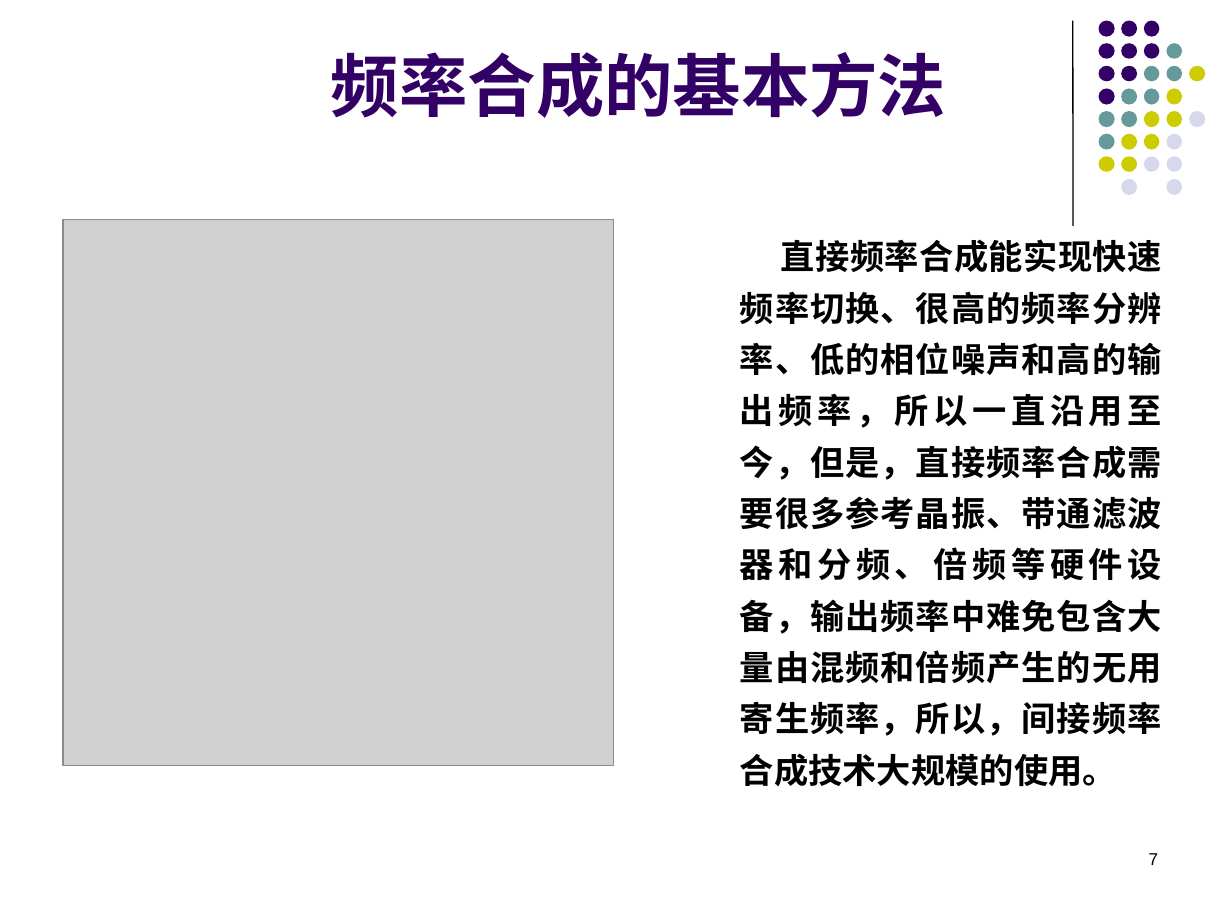
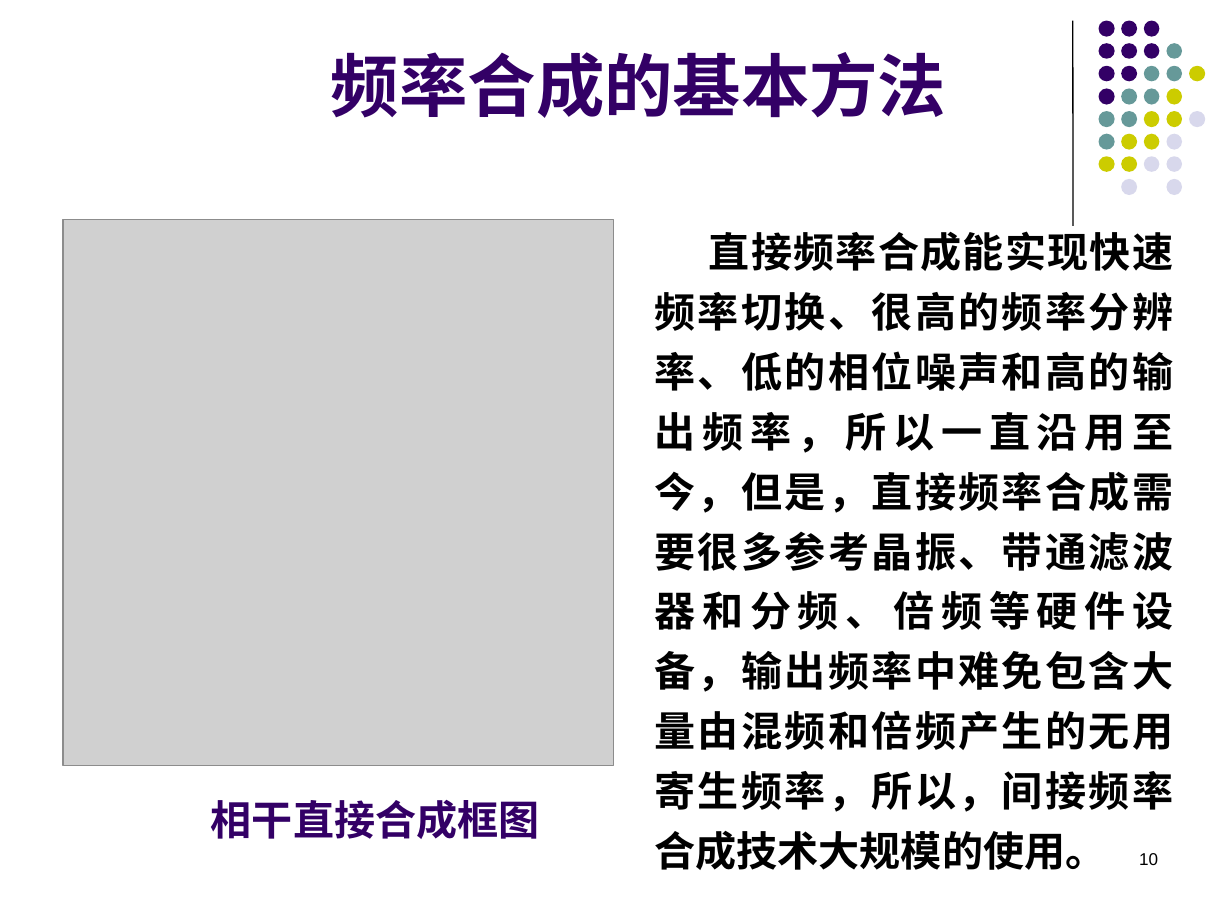
Before and after one commit to lyMeiSEU/ly_schoolhelper, a slide deck: slide 10 of 通信电子/第七章 频率合成器.pptx (slide 7 before the commit). Drawn at 1232x924 pixels with LibreOffice and Linux fonts; fonts in the diff are those of the drawing; grey boxes stand for pictures; background and template pictures are left out. Boxes give left, top, right and bottom in pixels: in the first picture for what was removed or moved away, otherwise in the second. Text is boxed around its words. In the diff, an @@ line names an element or a change of style, - is before the commit and + after.

```diff
--- a/通信电子/第七章 频率合成器.pptx
+++ b/通信电子/第七章 频率合成器.pptx
@@ text "直接频率合成能实现快速频率切换、很高的频率分辨率、低的相位噪声和高的输出频率，所以一直沿用至今，但是，直接频率合成需要很 ...": place and size @@
-text "直接频率合成能实现快速频率切换、很高的频率分辨率、低的相位噪声和高的输出频率，所以一直沿用至今，但是，直接频率合成需要很 ..." at [740, 239, 1162, 787]
+text "直接频率合成能实现快速频率切换、很高的频率分辨率、低的相位噪声和高的输出频率，所以一直沿用至今，但是，直接频率合成需要很 ..." at [655, 225, 1174, 870]
@@ text "直接频率合成能实现快速频率切换、很高的频率分辨率、低的相位噪声和高的输出频率，所以一直沿用至今，但是，直接频率合成需要很 ..." at [655, 225, 1174, 870]: size 20 to 24 pt; line spacing 30pt to 35pt @@
@@ text added at [211, 800, 540, 839], 24 pt, text #330066, bold @@
+相干直接合成框图
@@ page number at [1139, 853, 1158, 865]: text changed @@
-7
+10
```
Also in this commit, not shown: 12 other slides changed, 3 slides added, 39 other files.
